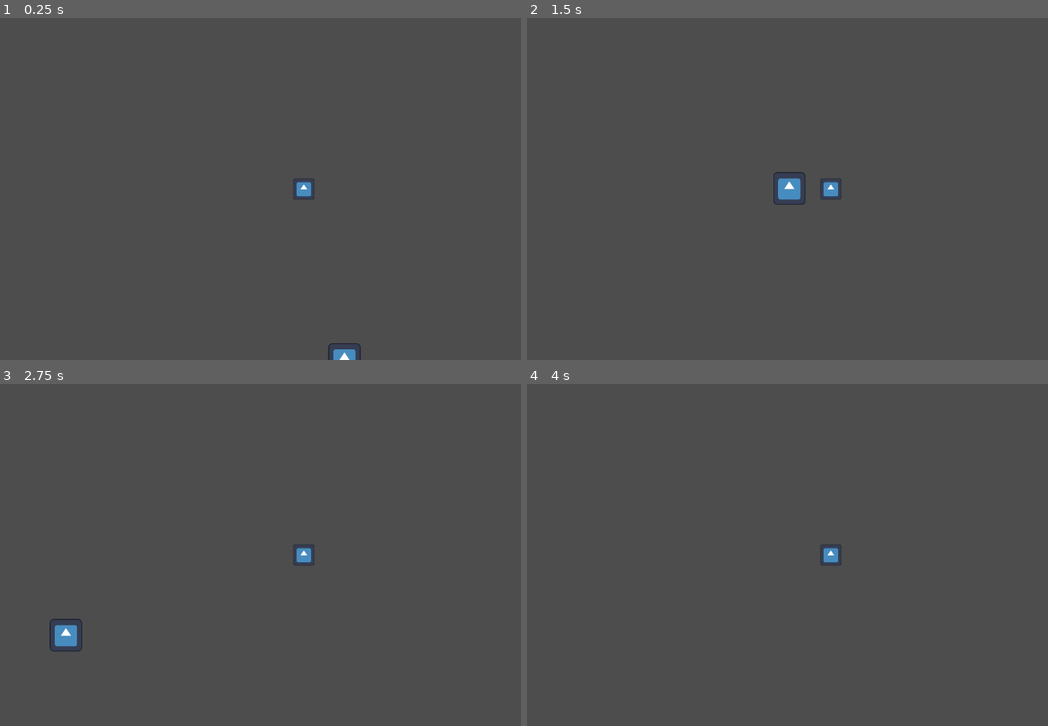
Above: before the commit, frames 1-4 (two rows, left to right).
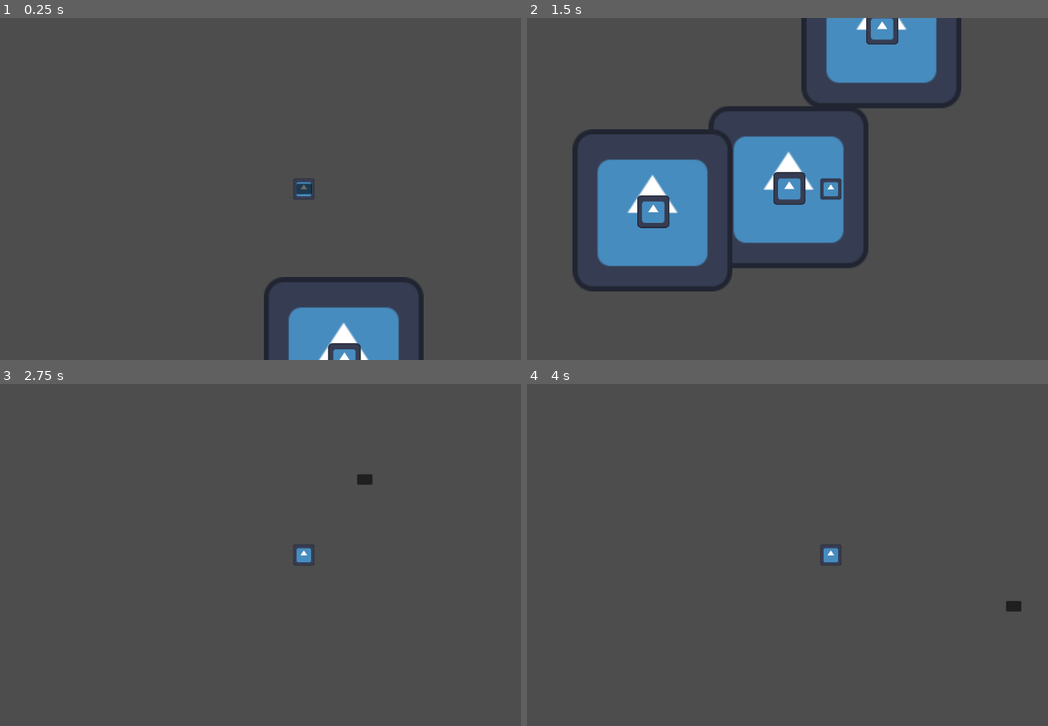
Above: after the commit, the same moments.

Repository: Eagleast/No_platform_the_game
Game: Godot game, scene res://Scenes/node_2d.tscn
The game is run twice, just before and just after one commit, with the same random seed, the same clock (stepped at 60 frames per second) and the same inputs. The engine's default icon, where the game draws it, is replaced by a stand-in: a white triangle on a blue panel in a dark square.
Inputs (mouse positions are in pixels of both pictures, inside the frame that each line leads up to):
- Up to frame 1 (0.25 s): no input
- Up to frame 2 (1.5 s): tap Enter (ui_accept) at 0.5, 0.77 s; move the mouse to (964, 171) at 0.52 s; hold D (right) from 0.53 s (still down); click (964, 171) at 0.6 s; move the mouse to (709, 206) at 1.27 s; click (709, 206) at 1.35 s
- Up to frame 3 (2.75 s): tap Enter (ui_accept) at 1.52 s; move the mouse to (364, 479) at 2.02 s; release D (right) at 2.03 s; hold A (left) from 2.03 s (still down); click (364, 479) at 2.1 s
- Up to frame 4 (4 s): move the mouse to (797, 623) at 2.77 s; release A (left) at 2.78 s; hold D (right) from 2.78 s (still down); click (797, 623) at 2.85 s; tap Enter (ui_accept) at 3.02, 3.77 s; move the mouse to (1011, 606) at 3.52 s; click (1011, 606) at 3.6 s

The runs differ from the first frame. In frame 1, 4.0% of the frame differs, in the area x 50-82%, y 48-100%; in frame 2, 20%, in the area x 8-84%, y 0-80%; in frame 3, 0.4%; in frame 4, less than 0.1%.

Commit message:
Place blackhole, "not puller" clear fixed
game seems lowkey unplayble mais l faut essayer d'ajouter le bullet time et de tweak la physique

Diff:
--- a/Scenes/Platform_placer.tscn
+++ b/Scenes/Platform_placer.tscn
@@ -4,14 +4,16 @@
 [ext_resource type="Texture2D" uid="uid://brtt04gm73rop" path="res://icon.svg" id="2_246p0"]
 
 [sub_resource type="RectangleShape2D" id="RectangleShape2D_ovikx"]
-size = Vector2(102, 20)
+size = Vector2(29, 20)
 
 [node name="platform_placer" type="Area2D"]
 script = ExtResource("1_5ayga")
 
 [node name="Sprite" type="Sprite2D" parent="."]
-scale = Vector2(0.796875, 0.15625)
+position = Vector2(0.5, 0)
+scale = Vector2(0.226563, 0.15625)
 texture = ExtResource("2_246p0")
 
 [node name="CollisionShape2D" type="CollisionShape2D" parent="."]
+position = Vector2(0.5, 0)
 shape = SubResource("RectangleShape2D_ovikx")
--- a/Scenes/black_hole.tscn
+++ b/Scenes/black_hole.tscn
@@ -12,6 +12,11 @@
 [node name="CollisionShape2D" type="CollisionShape2D" parent="."]
 shape = SubResource("CircleShape2D_h6hfs")
 
+[node name="Sprite2D2" type="Sprite2D" parent="."]
+position = Vector2(-1.5, -2.50001)
+scale = Vector2(2.36719, 2.39844)
+texture = ExtResource("2_cdt3q")
+
 [node name="Sprite2D" type="Sprite2D" parent="."]
 scale = Vector2(0.48, 0.48)
 texture = ExtResource("2_cdt3q")
--- a/Scenes/node_2d.tscn
+++ b/Scenes/node_2d.tscn
@@ -1,8 +1,9 @@
-[gd_scene load_steps=4 format=3 uid="uid://ce57ha6jkbu2h"]
+[gd_scene load_steps=5 format=3 uid="uid://ce57ha6jkbu2h"]
 
 [ext_resource type="Script" path="res://Scripts/node_2d.gd" id="1_kyaf5"]
 [ext_resource type="PackedScene" uid="uid://dkmdn6cj3yc24" path="res://Scenes/black_hole.tscn" id="2_pmf72"]
 [ext_resource type="PackedScene" uid="uid://bkvay5w2qny6a" path="res://Scenes/not_a_player.tscn" id="3_031y3"]
+[ext_resource type="PackedScene" uid="uid://dcmd6s6ekge3t" path="res://Scenes/Platform_placer.tscn" id="4_u3sby"]
 
 [node name="Node2D" type="Node2D"]
 script = ExtResource("1_kyaf5")
@@ -12,3 +13,7 @@
 
 [node name="RigidBody2D" parent="." instance=ExtResource("3_031y3")]
 position = Vector2(484, 50)
+
+[node name="platform_placer" parent="." instance=ExtResource("4_u3sby")]
+
+[connection signal="place_platform" from="platform_placer" to="." method="_on_platform_placer_place_platform"]
--- a/Scenes/not_a_player.gd
+++ b/Scenes/not_a_player.gd
@@ -22,6 +22,7 @@
 		for j in range(len(not_pullers)):
 			if pullers[i] == not_pullers[j]:
 				pullers.pop_at(i)
+				not_pullers.pop_at(j)
 
 func gravitational_pull_add(body_pos):
 	pullers.append(Vector2(body_pos))
--- a/Scripts/platform_placer.gd
+++ b/Scripts/platform_placer.gd
@@ -1,14 +1,17 @@
 extends Area2D
 @onready var clearance_checker = $"."
 @onready var sprite = $Sprite
-var PLATFORM_DASH_1 = preload("res://Scenes/platform_dash1.tscn")
+var PLATFORM_DASH_1 = preload("res://Scenes/black_hole.tscn")
+@onready var rigid_body_2d = $"../RigidBody2D"
+var screen_size : Vector2
+
 
 signal place_platform(platform_type, Position)
 
 
 func create_platform(clearance):
 	if clearance:
-		var pos = get_viewport().get_mouse_position()
+		var pos = get_viewport().get_mouse_position() + rigid_body_2d.position - (screen_size/2)
 		place_platform.emit(PLATFORM_DASH_1, pos)
 		print("signal emmited")
 
@@ -25,9 +28,11 @@
 		return false
 
 func _process(delta):
+	screen_size = get_window().size
+	print("x = ", screen_size.x," y = ", screen_size.y)
 	check_for_clearance()
 	change_icon()
-	clearance_checker.position = get_viewport().get_mouse_position()
+	clearance_checker.position = get_viewport().get_mouse_position() + rigid_body_2d.position  - (screen_size/2)
 	if Input.is_action_just_pressed("clic"):
 		print("clicked")
 		create_platform(check_for_clearance())
